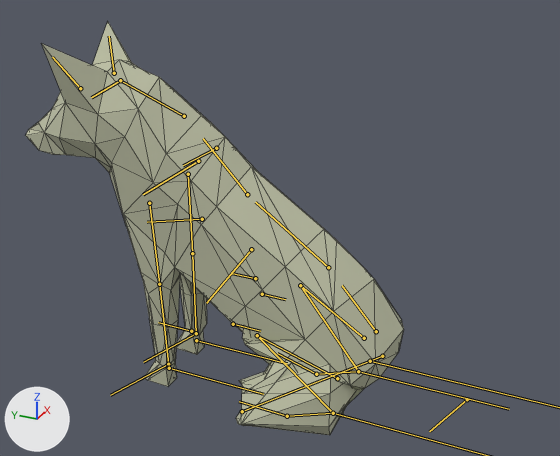
What one commit did to the FBX model Assets/Meshes/fox.fbx.
Camera for both pictures: a camera (50 mm lens) standing at (-0.508, -0.26, 0.416) and looking at (0.02, -0.023, 0.152). The lights are fixed; the arrows at lower left show +X, +Y and +Z. Both versions are drawn at frame 18 of the action 'fox|Sitting'; the numbers are the values there. The bones that bend it are drawn over the model as lines. Mesh edges are drawn as thin lines.
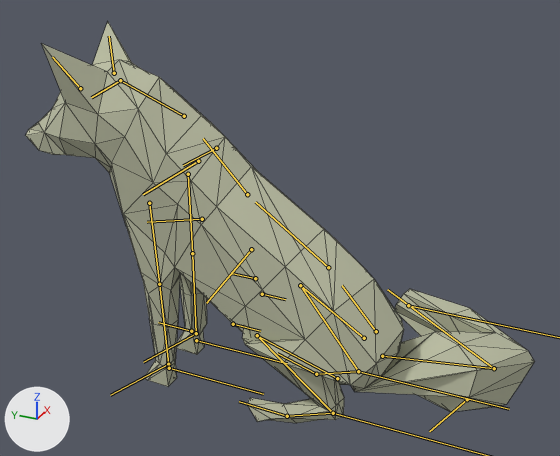
Patch to the scene script:
```diff
--- a/Assets/Meshes/fox.fbx.py
+++ b/Assets/Meshes/fox.fbx.py
@@ bone_tail_001 @@
 bone_tail_001 = bpy.data.objects['fox'].pose.bones['tail.001']  # child of 'spine.004'
-bone_tail_001.rotation_quaternion = (-0.003, -0.391, -0.772, 0.502)  # degrees (57, 157, -41)
+bone_tail_001.rotation_quaternion = (0.39, 0.528, -0.742, -0.135)  # degrees (137, -26, -99)
@@ bone_tail_002 @@
 bone_tail_002 = bpy.data.objects['fox'].pose.bones['tail.002']  # child of 'tail.001'
-bone_tail_002.rotation_quaternion = (0.136, 0.991, 0.0, 0.0)  # degrees (164, 0, 0)
+bone_tail_002.rotation_quaternion = (0.614, 0.789, 0.0, 0.0)  # degrees (104, 0, 0)
```

Pixel boxes (x1, y1, x2, y2) of what changed, in the pictures (560 x 456 px):
'mesh', posed (34% wider)
    before: (26, 22, 404, 435)
    after: (26, 22, 534, 423)
bone 'tail.001', root to tip
    before: (382, 356) to (242, 411)
    after: (382, 356) to (494, 368)
bone 'tail.002', root to tip
    before: (242, 411) to (382, 356)
    after: (494, 368) to (387, 289)
